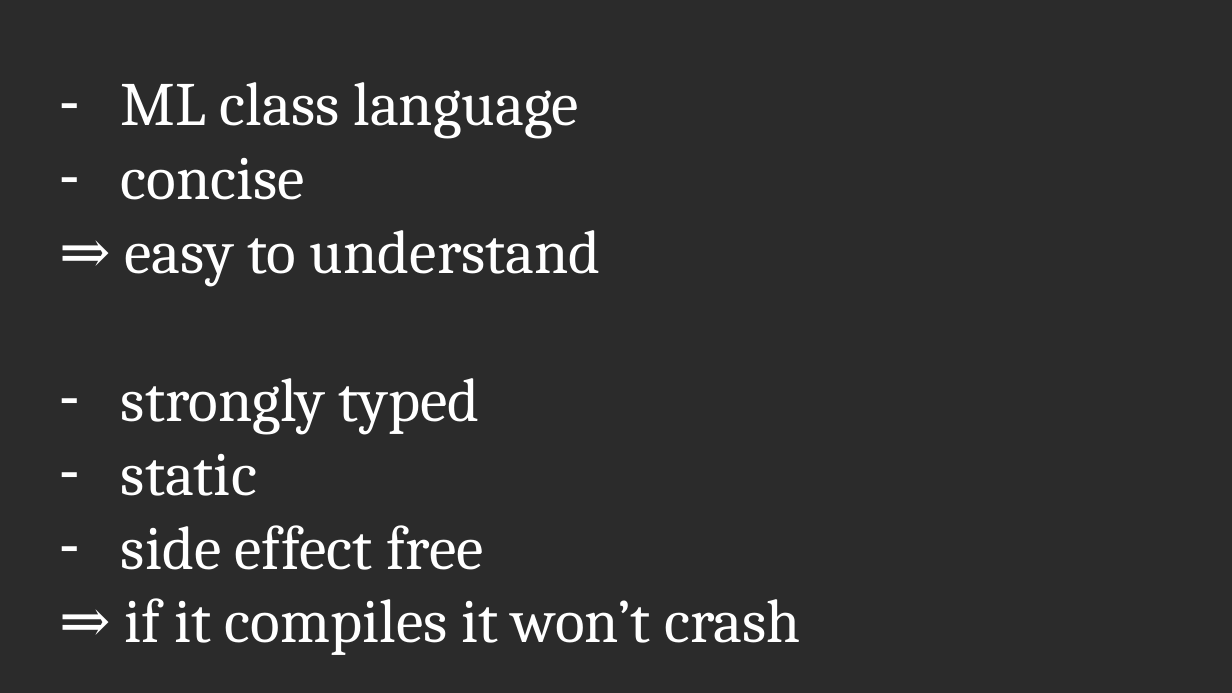
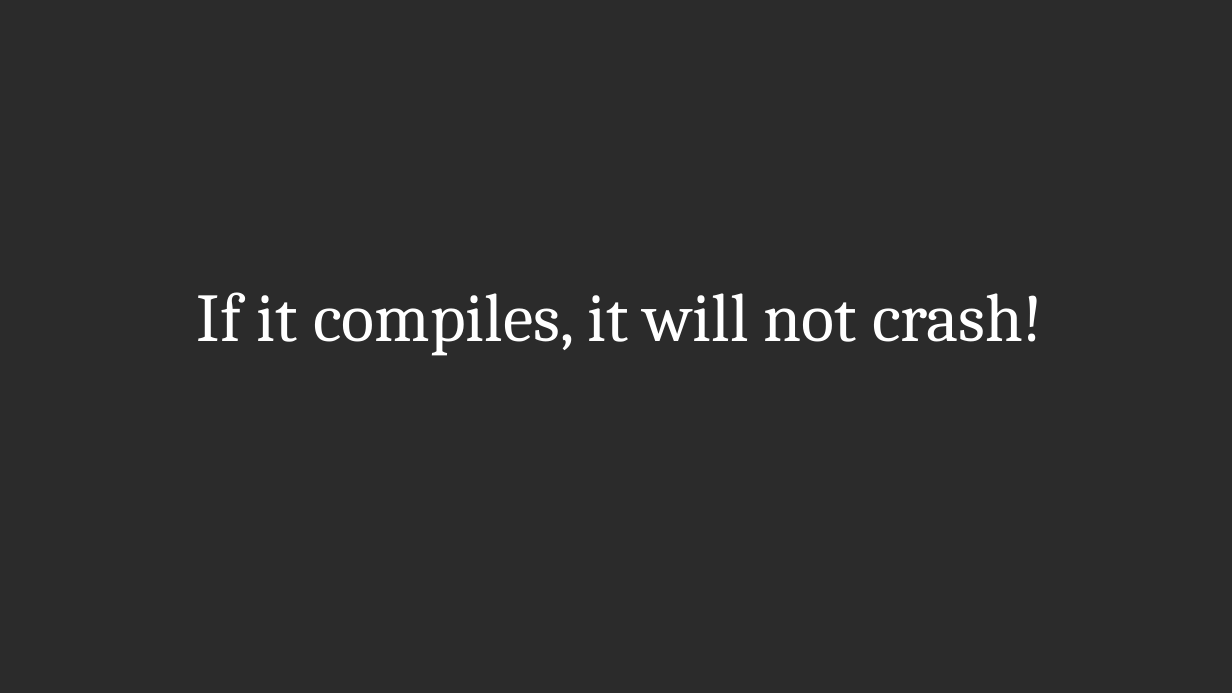
Before and after one commit to scameronde/elm-et2017, a slide deck: slide 26 of Elm.pptx (slide 62 before the commit). Drawn at 1232x693 pixels with LibreOffice and Linux fonts; fonts in the diff are those of the drawing; background and template pictures are left out; a plain dark background stands for a picture behind light text. Boxes give left, top, right and bottom in pixels: in the first picture for what was removed or moved away, otherwise in the second. Text is boxed around its words. In the diff, an @@ line names an element or a change of style, - is before the commit and + after.

```diff
--- a/Elm.pptx
+++ b/Elm.pptx
@@ text "If it compiles, it will ..." at [197, 292, 1043, 356]: vertical alignment top to middle @@
@@ text at [197, 292, 1043, 356]: text changed; size 36 to 40 pt @@
-– ML class language
-– concise
-⇒ easy to understand
-– strongly typed
-– static
-– side effect free
-⇒ if it compiles it won’t crash
+If it compiles, it will not crash!
```
Also in this commit, not shown: 25 other slides changed, 9 slides added, 2 slides removed.
